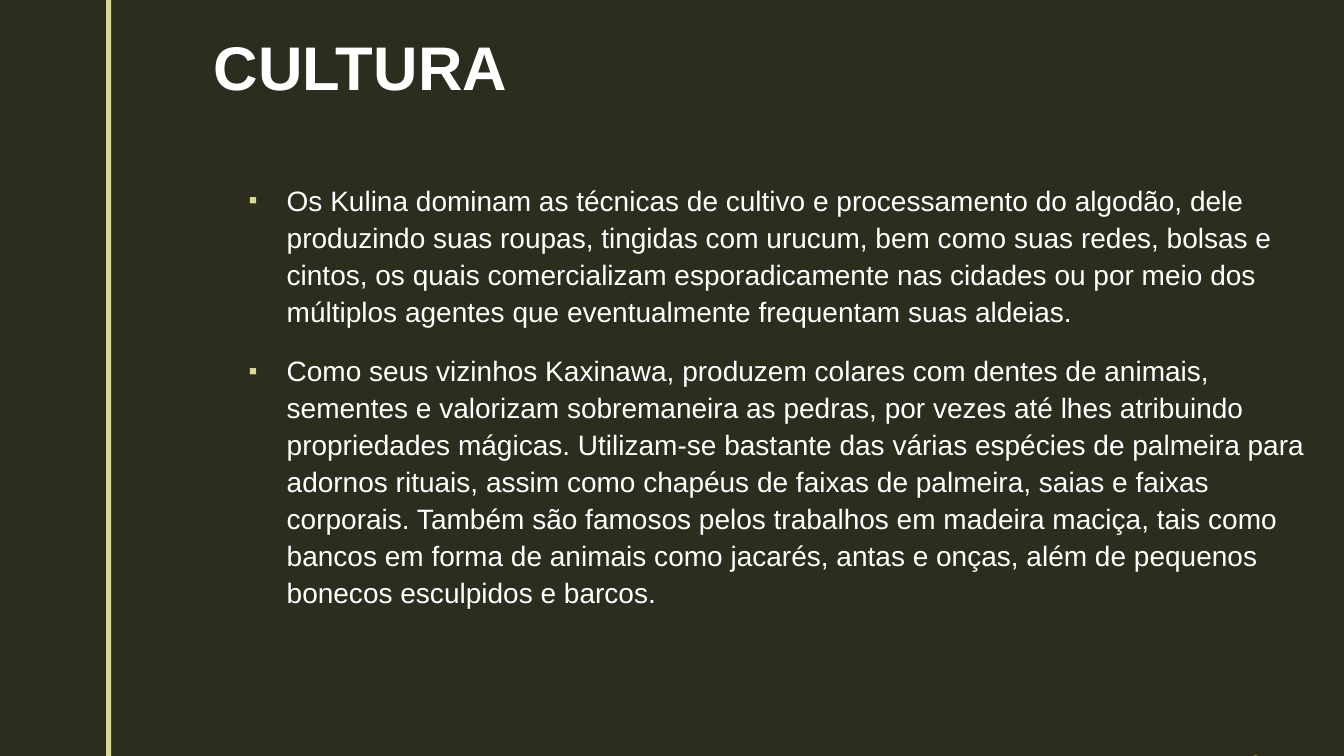
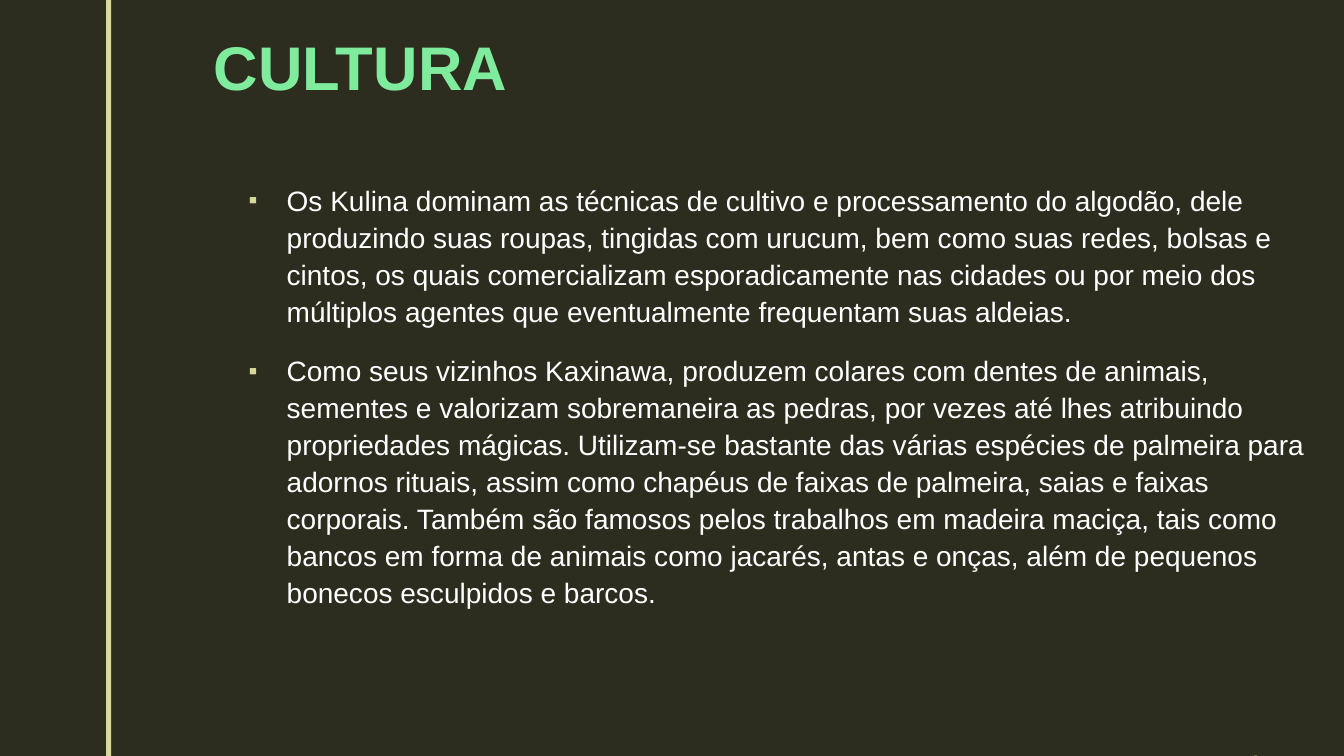
Before and after one commit to GabrielDSS0/ETEC-Coisas-Escolares, a slide deck: slide 5 of 1 etim ds 2022/LPL/Indígenas/TRIBO KULINA.pptx. Drawn at 1344x756 pixels with LibreOffice and Linux fonts; fonts in the diff are those of the drawing; background and template pictures are left out. Boxes give left, top, right and bottom in pixels: in the first picture for what was removed or moved away, otherwise in the second. Text is boxed around its words. In the diff, an @@ line names an element or a change of style, - is before the commit and + after.

```diff
--- a/1 etim ds 2022/LPL/Indígenas/TRIBO KULINA.pptx
+++ b/1 etim ds 2022/LPL/Indígenas/TRIBO KULINA.pptx
@@ title "CULTURA" at <box>214,47,507,91</box>: text colour #FFFFFF to #7FEB9D @@
```
Also in this commit, not shown: 6 other slides changed.
